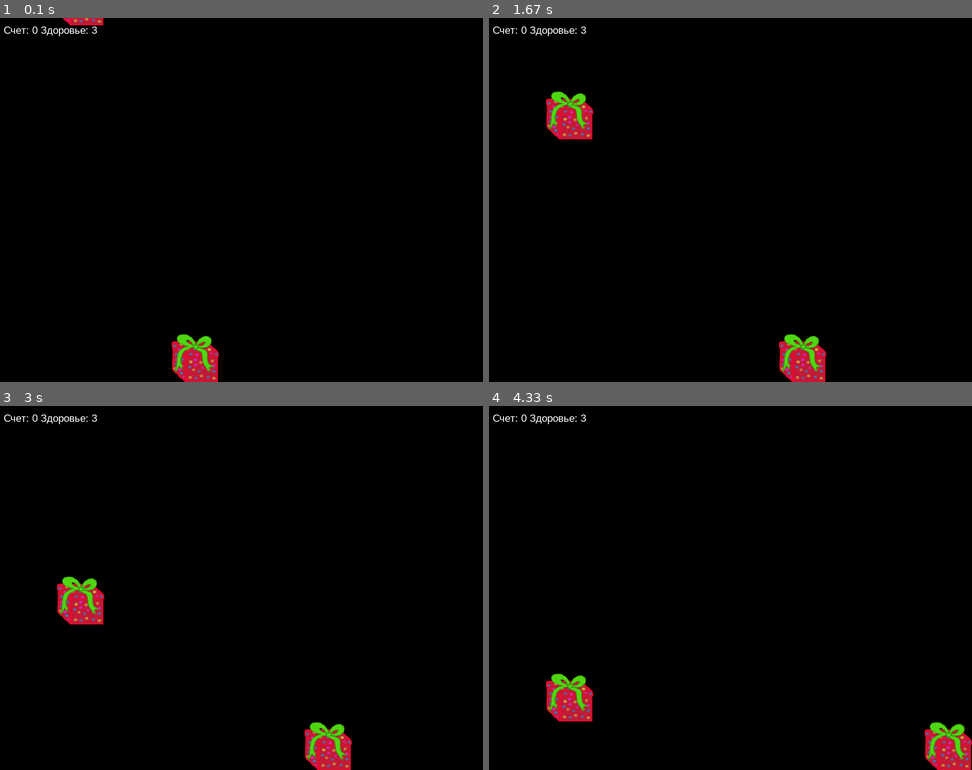
Above: before the commit, frames 1-4 (two rows, left to right).
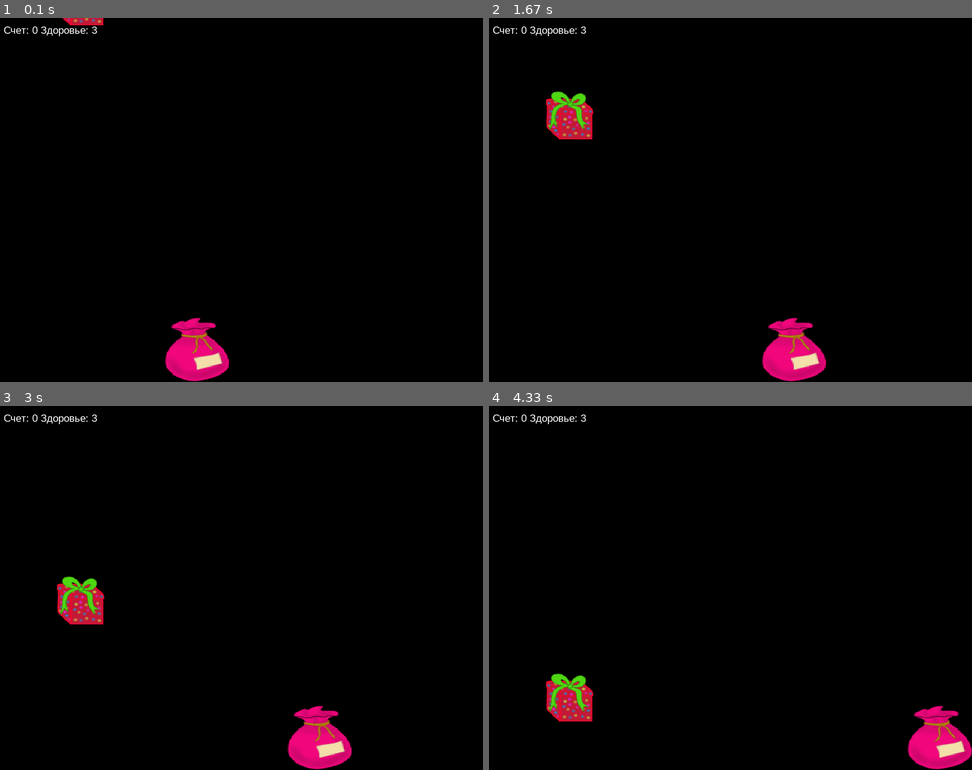
Above: after the commit, the same moments.

Repository: SlavaTatanov/Christmas-game-on-PyGame
Game: pygame game, started from main.py
Two runs of this game, one before a commit and one after it. Both use one fixed random seed, a clock stepped at 60 frames per second and the inputs below.
Inputs:
- Up to frame 1 (0.1 s): no input
- Up to frame 2 (1.67 s): hold Right 0.33-0.8 s; hold Right 0.83-1.3 s; hold Left from 1.33 s (still down)
- Up to frame 3 (3 s): release Left at 1.87 s; hold Left 1.9-2.3 s; hold Right 2.33-2.97 s
- Up to frame 4 (4.33 s): hold Left 3-3.47 s; hold Right 3.5-3.97 s; hold Right from 4 s (still down)

The runs differ from the first frame. In frame 1, 1.7% of the frame differs, in the area x 34-48%, y 82-100%; in frame 2, 1.8%, in the area x 56-70%, y 82-100%; in frame 3, 1.8%; in frame 4, 1.8%.

Commit message:
new img, distance betwen gifts

Diff:
--- a/data/game_objects.py
+++ b/data/game_objects.py
@@ -22,16 +22,20 @@
     Класс 'Подарок', предметы, которые предстоит ловить игроку. Имеет координаты, размер и методы когда игрок поймал
     предмет или предмет упал на землю
     """
-    def move_up(self):
+    def move_up(self, obj, info):
         self.rect.x = int(rd.randint(1, cf.W - self.size))
-        self.rect.y = int(cf.H - cf.H*1.5)
+        if not info['last_gift']:
+            self.rect.y = int(-500)
+        else:
+            self.rect.y = info['last_gift'].rect.y - 500
+        info['last_gift'] = obj
 
-    def catch(self, info):
-        Gift.move_up(self)
+    def catch(self, info, obj):
+        Gift.move_up(self, obj, info)
         info['score'] += 1
 
-    def crash(self, info):
-        Gift.move_up(self)
+    def crash(self, info, obj):
+        Gift.move_up(self, obj, info)
         info['health'] -= 1
 
 
--- a/main.py
+++ b/main.py
@@ -30,9 +30,9 @@
 
 def game():
     move_direction = {'LEFT': False, 'RIGHT': False}  # Контролирует нажатую клавишу
-    user_status = {'score': 0, 'health': 3, 'gift_speed': 2, 'player_speed': 12, 'rank': 10}
+    user_status = {'score': 0, 'health': 3, 'gift_speed': 2, 'player_speed': 12, 'rank': 10, 'last_gift': None}
     gifts = gi.gifts_create()
-    player = g_ob.GameObject(config.H)
+    player = g_ob.GameObject(config.H, size=0.135, img='data/img/player.png')
     score_label = g_ob.TextLabel('arial', 17, (10, 10), config.color['White'])
     objects = gifts + [player]  # Общий список объектов для рендера
     while True:
@@ -83,10 +83,10 @@
         for i in gifts:
             # Проверка падения
             if i.rect.y > config.H:
-                i.crash(user_status)
+                i.crash(user_status, i)
             # Проверка поимки подарка игроком
             if pygame.Rect.colliderect(i.rect, player.rect):
-                i.catch(user_status)
+                i.catch(user_status, i)
 
         # Падение подарка
         for i in gifts:
Binary file added: data/img/player.png
